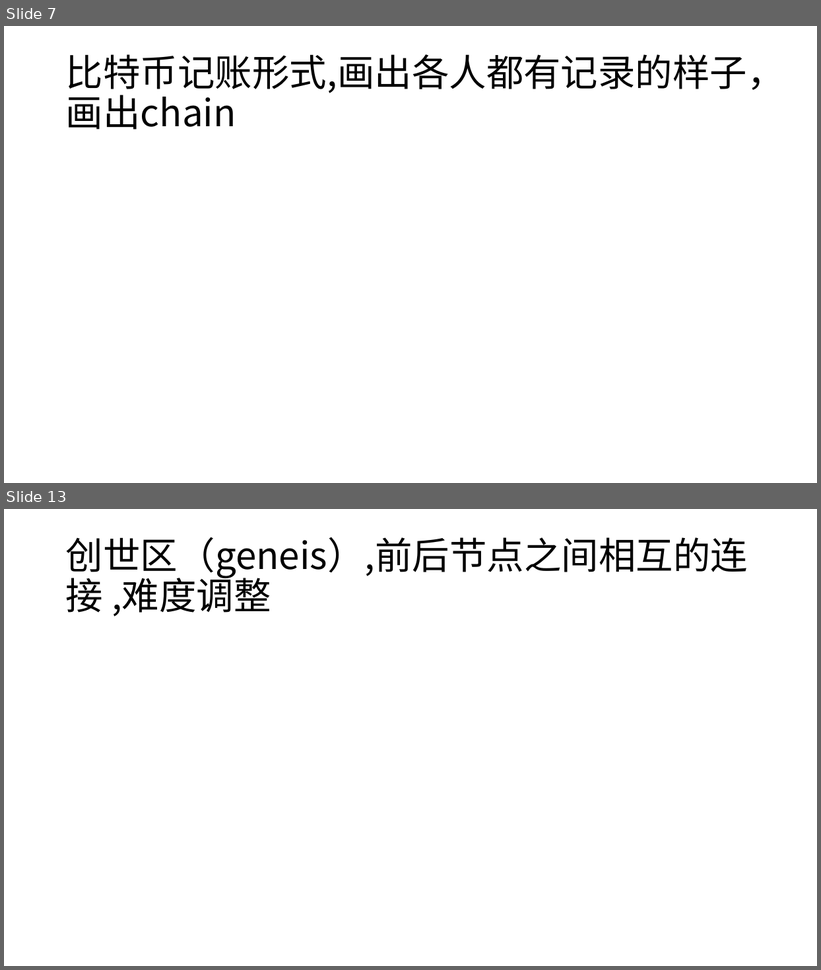
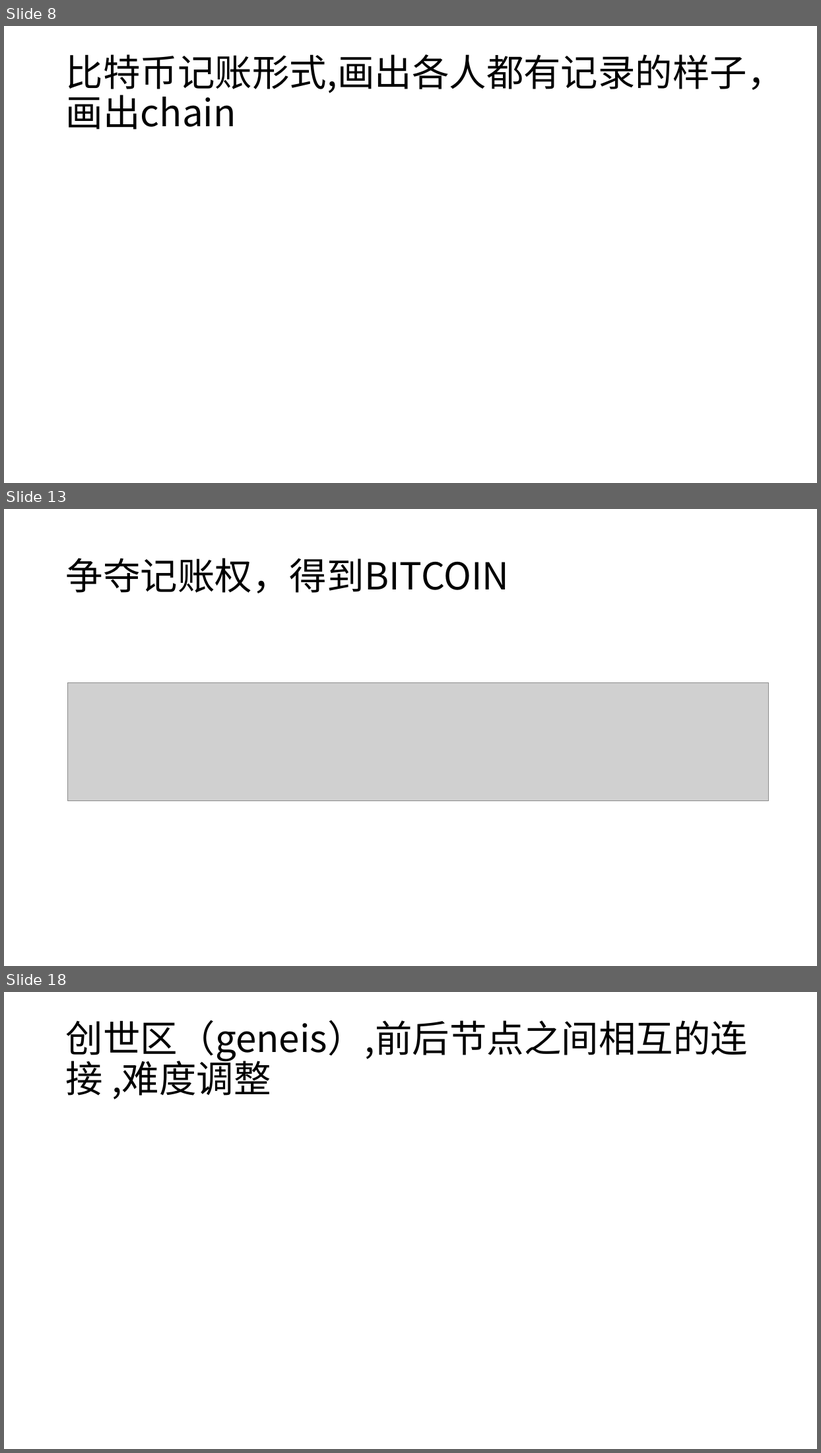
Before and after one commit to tdmm/blockchainppt, a slide deck: blockchain_intrduce.pptx. Shown one above the other, each under a label of ours: slides 7 and 13 before the commit, slides 8, 13 and 18 after it; the slides between them are not shown. The pictures are 821x970 and 821x1453 pixels, drawn with LibreOffice and Linux fonts; fonts in the diff are those of the drawing; grey boxes stand for pictures. Boxes give left, top, right and bottom in pixels: in the first picture for what was removed or moved away, otherwise in the second. Text is boxed around its words. In the diff, an @@ line names an element or a change of style, - is before the commit and + after.

```diff
--- a/blockchain_intrduce.pptx
+++ b/blockchain_intrduce.pptx
@@ slide 13 added at <box>4,509,817,966</box>, background #FFFFFF @@
@@ title added at <box>66,558,510,593</box>, 44 pt, text #000000 @@
+争夺记账权，得到BITCOIN
@@ picture added at <box>67,683,769,801</box> @@
@@ what was slide 7 is now slide 8 @@
@@ what was slide 13 is now slide 18 @@
```
Also in this commit, not shown: 1 slide changed, 10 other slides added, 5 slides removed, 2 other files.
